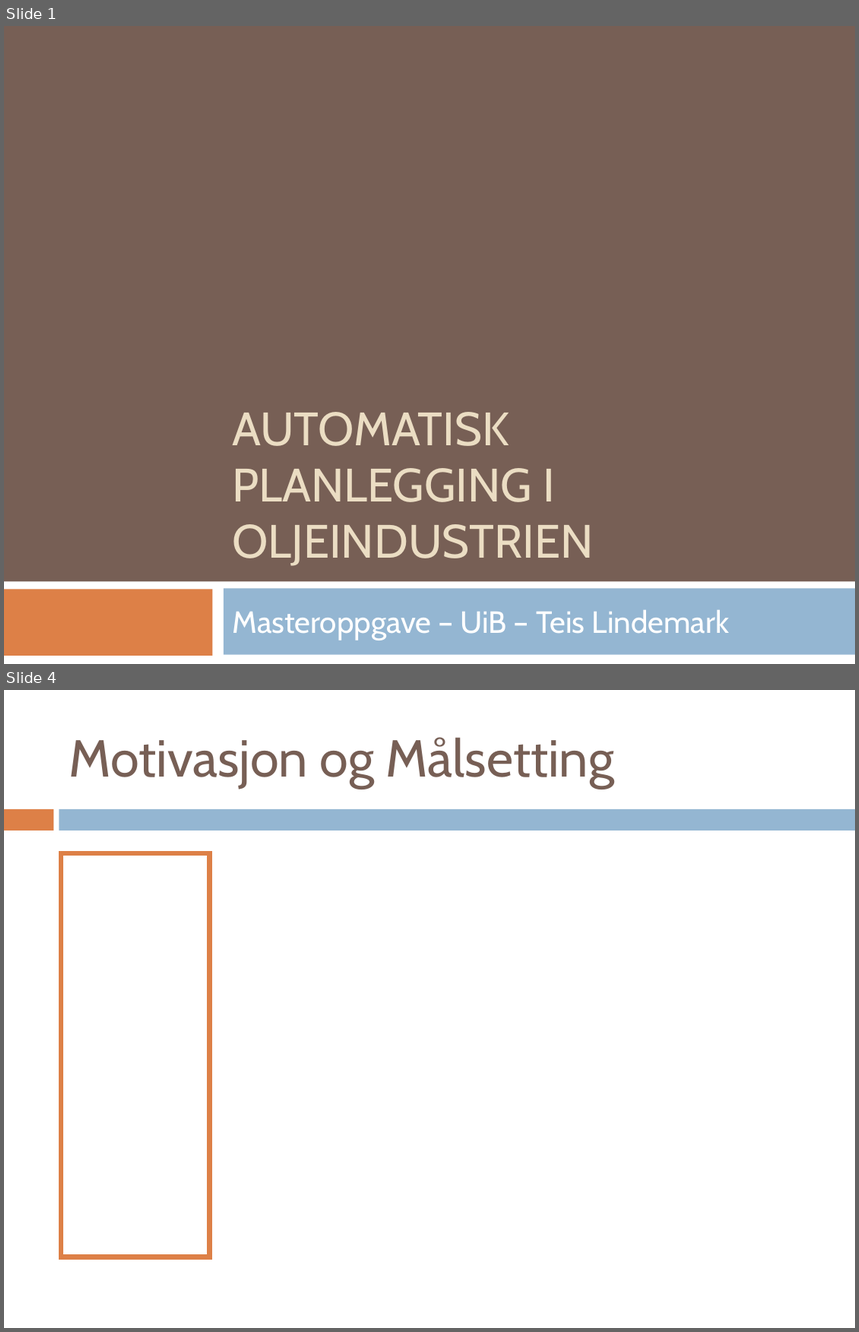
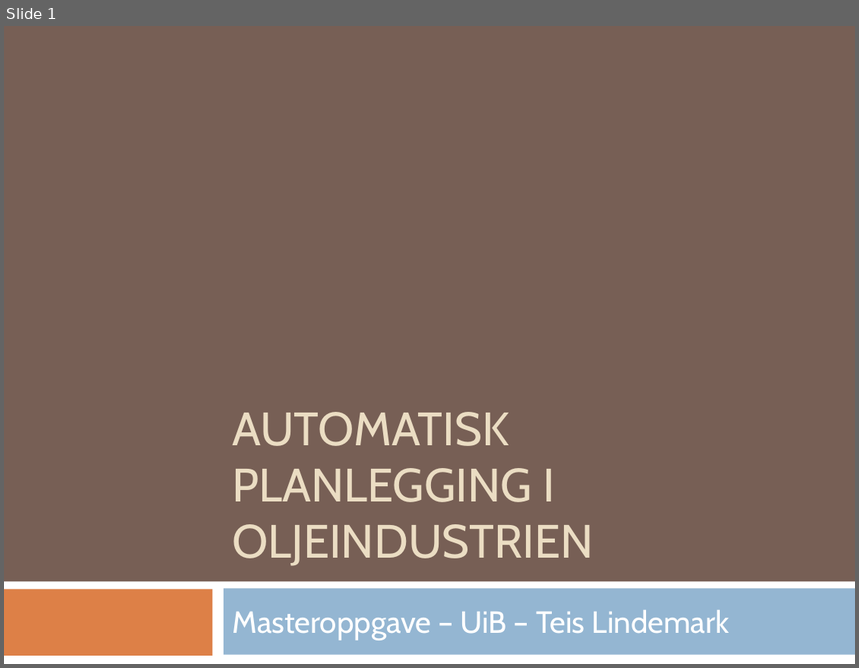
Before and after one commit to teilin/M.sc-UiB, a slide deck: Presentasjon/msc_presentasjon.pptx. Shown one above the other, each under a label of ours: slides 1 and 4 before the commit, slide 1 after it; the slides between them are not shown. The pictures are 859x1332 and 859x668 pixels, drawn with LibreOffice and Linux fonts; fonts in the diff are those of the drawing. Boxes give left, top, right and bottom in pixels: in the first picture for what was removed or moved away, otherwise in the second. Text is boxed around its words. In the diff, an @@ line names an element or a change of style, - is before the commit and + after.

```diff
--- a/Presentasjon/msc_presentasjon.pptx
+++ b/Presentasjon/msc_presentasjon.pptx
@@ slide 4 removed at <box>4,690,855,1328</box>, background #FFFFFF @@
@@ title removed at <box>69,737,615,788</box> @@
-Motivasjon og Målsetting
@@ rectangle removed at <box>4,809,53,831</box> @@
@@ rectangle removed at <box>59,809,855,831</box> @@
@@ text removed at <box>61,853,210,1258</box> @@
```
Also in this commit, not shown: 1 slide changed, 29 slides added, 8 other slides removed, 35 other files.
